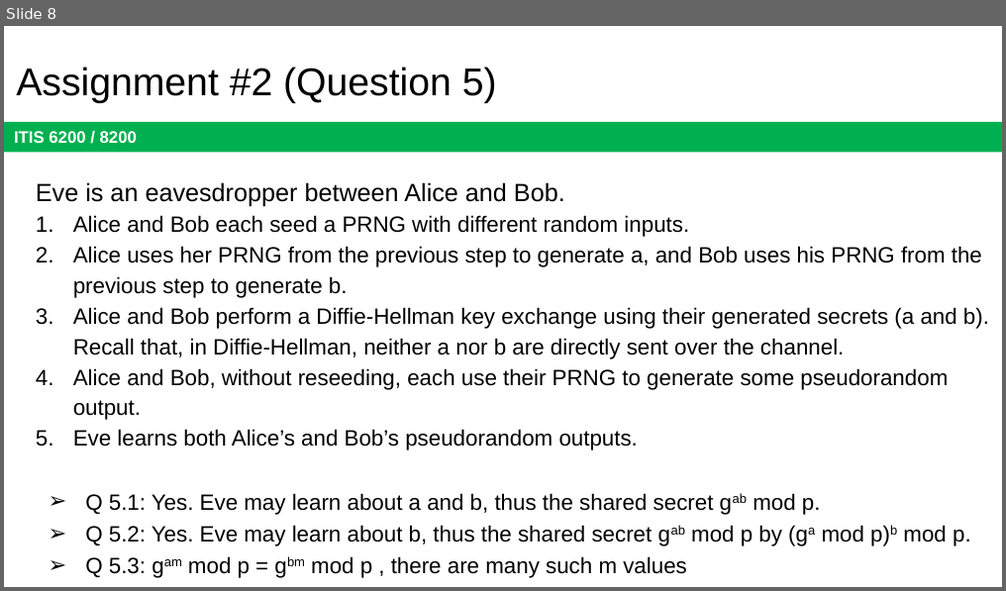
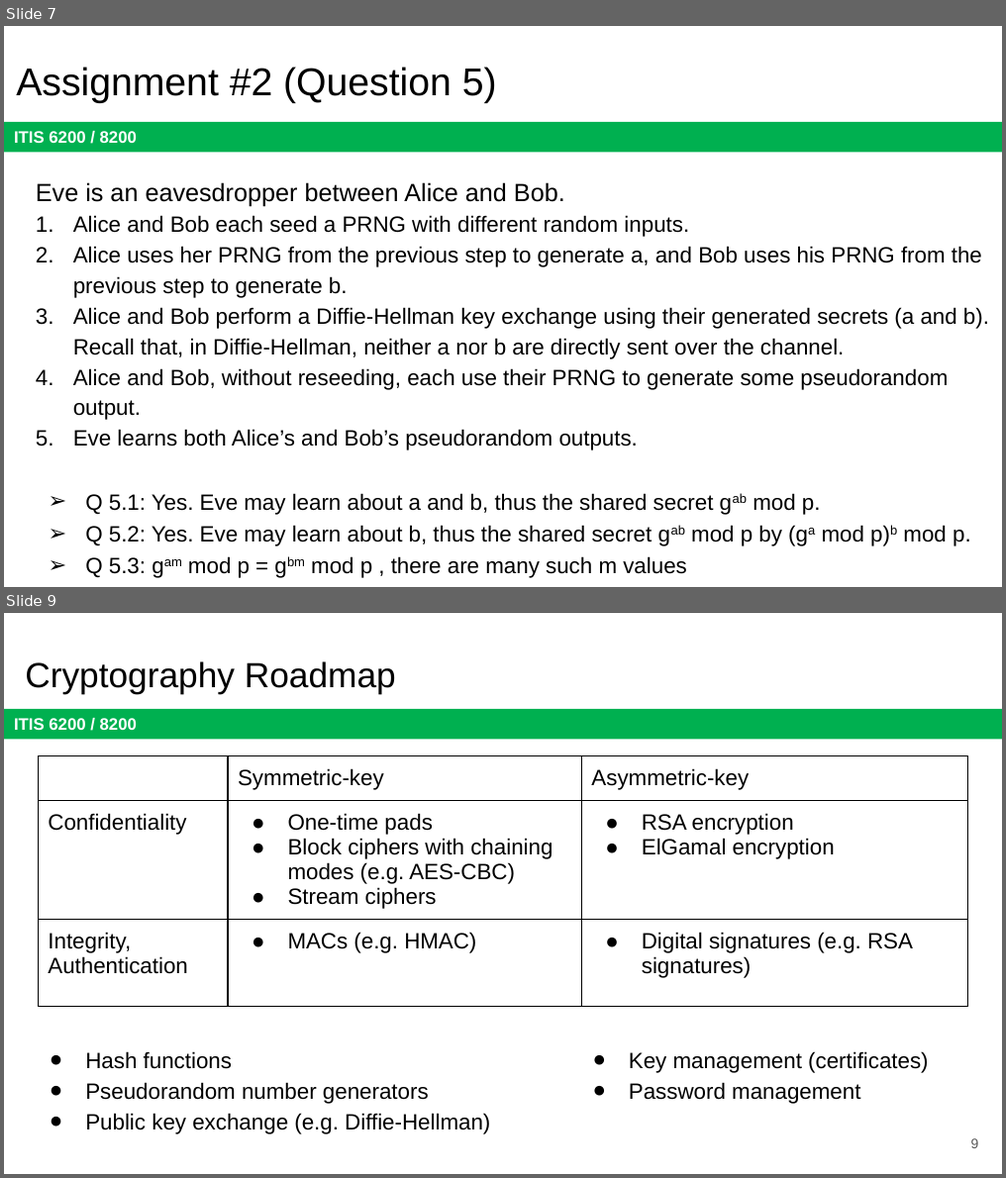
Before and after one commit to jx5c/github.io, a slide deck: teaching/ITIS6200/2023fa/lectures/Midterm.review.pptx. Shown one above the other, each under a label of ours: slide 8 before the commit, slides 7 and 9 after it; the slides between them are not shown. The pictures are 1006x591 and 1006x1178 pixels, drawn with LibreOffice and Linux fonts; fonts in the diff are those of the drawing. Boxes give left, top, right and bottom in pixels: in the first picture for what was removed or moved away, otherwise in the second. Text is boxed around its words. In the diff, an @@ line names an element or a change of style, - is before the commit and + after.

```diff
--- a/teaching/ITIS6200/2023fa/lectures/Midterm.review.pptx
+++ b/teaching/ITIS6200/2023fa/lectures/Midterm.review.pptx
@@ slide 9 added at box(4, 613, 1002, 1174), background #FFFFFF; not listed: 1 template element that a slide beside it also shows @@
@@ title added at box(25, 662, 396, 693), 25.2 pt, text #000000 @@
+Cryptography Roadmap
@@ table added at box(38, 756, 968, 1016), 3 rows, 3 columns @@
+ | Symmetric-key | Asymmetric-key
+Confidentiality | One-time pads / Block ciphers with chaining modes (e.g. AES-CBC) / Stream ciphers | RSA encryption / ElGamal encryption
+Integrity, Authentication | MACs (e.g. HMAC) | Digital signatures (e.g. RSA signatures)
@@ text added at box(85, 1052, 490, 1135), 16 pt, text #000000 @@
+● Hash functions
+● Pseudorandom number generators
+● Public key exchange (e.g. Diffie-Hellman)
@@ text added at box(629, 1052, 929, 1104), 16 pt, text #000000 @@
+● Key management (certificates)
+● Password management
@@ page number added at box(971, 1139, 979, 1149), 10 pt, text #595959 @@
+9
@@ what was slide 8 is now slide 7 @@
```
Also in this commit, not shown: 1 slide changed, 11 other slides added, 3 slides removed, 2 other files.
